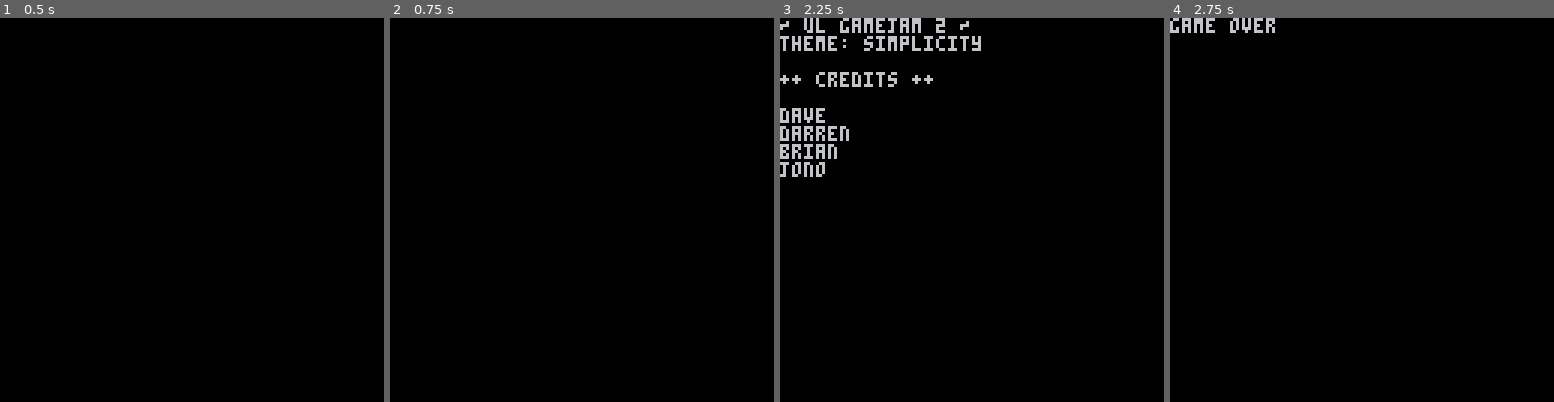
Above: before the commit, frames 1-4 (left to right).
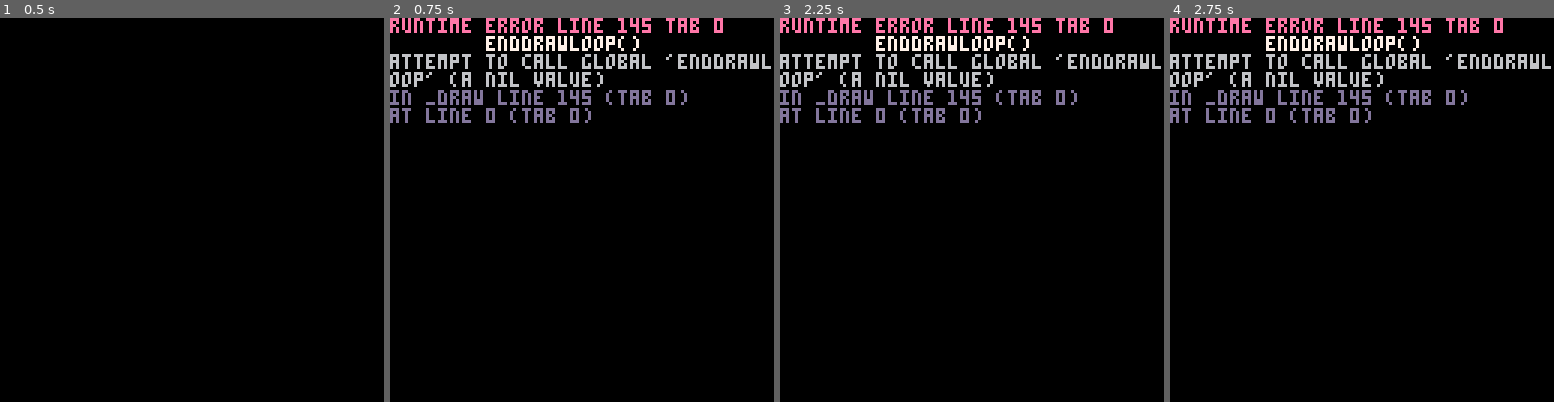
Above: after the commit, the same moments.

Repository: dave-ryley/ULGameJam2
Game: PICO-8 cartridge src/lua/lua.p8
Same seed, same stepped clock (60 frames per second), same inputs: the game is played once before the commit and once after it.
Inputs:
- Up to frame 1 (0.5 s): tap X (X key) at 0.33 s
- Up to frame 2 (0.75 s): tap O (Z key) at 0.7 s
- Up to frame 3 (2.25 s): tap X (X key) at 1.07, 1.85 s; hold Right 1.6-2.1 s; hold P2 Left 1.6-2.1 s; tap O (Z key) at 1.7, 2.1 s; hold Up from 2.15 s (still down); hold P2 Down from 2.15 s (still down)
- Up to frame 4 (2.75 s): release Up at 2.42 s; release P2 Down at 2.42 s; hold Right from 2.47 s (still down); hold P2 Left from 2.47 s (still down); tap O (Z key) at 2.5 s

Frame 1 is identical in both runs. In frame 2, 6.4% of the frame differs, in the area x 0-100%, y 0-28%; in frame 3, 8.4%, in the area x 0-100%, y 0-42%; in frame 4, 6.5%.
Error after the commit: runtime error line 145 tab 0; enddrawloop(); attempt to call global 'enddrawloop' (a nil value)

Commit message:
working player 1 and 2 movement

Diff:
--- a/src/lua/lua.p8
+++ b/src/lua/lua.p8
@@ -76,18 +76,42 @@
 --------------------------------------------------------------
 
 speed = 5
-playerx = 1
-playery = 1
-toprightperameter = 200
-bottomleftperameter = 0 -- dont know perameters yet
+player1x = 1
+player1y = 1
+player2x = 10
+player2y = 10
+topleftperameter = 5
+bottomrightperameter = 20 -- dont know proper perameters yet
+
+function clamp_move_topleft(pos, speed)
+    pos += speed
+    if(pos < topleftperameter ) then
+        pos = topleftperameter
+    end
+    return pos
+end
+
+function clamp_move_bottomright(pos, speed)
+    pos += speed
+    if(pos > bottomrightperameter) then
+        pos = bottomrightperameter
+    end
+    return pos
+end
 
 function gameloop()
+    --player 1 movement
+    if (btn(0,0) and player1x > topleftperameter) then player1x = clamp_move_topleft(player1x, -speed) end
+    if (btn(1,0) and player1x < bottomrightperameter) then player1x = clamp_move_bottomright(player1x, speed) end
+    if (btn(2,0) and player1y > topleftperameter) then player1y = clamp_move_topleft(player1y, -speed) end
+    if (btn(3,0) and player1y < bottomrightperameter) then player1y = clamp_move_bottomright(player1y, speed) end
+    --player 2 movement
 
-    if (btn(0) and playerx > bottomleftperameter) then playerx -= speed end
-    if (btn(1) and playerx < toprightperameter) then playerx += speed end
-    if (btn(2) and playery < toprightperameter) then playery += speed end
-    if (btn(3) and playery > bottomleftperameter) then playery -= speed end
-    -- draw a sprite
+    if (btn(0,1) and player2x > topleftperameter) then player2x = clamp_move_topleft(player2x, -speed) end
+    if (btn(1,1) and player2x < bottomrightperameter) then player2x = clamp_move_bottomright(player2x, speed) end
+    if (btn(2,1) and player2y > topleftperameter) then player2y = clamp_move_topleft(player2y, -speed) end
+    if (btn(3,1) and player2y < bottomrightperameter) then player2y = clamp_move_bottomright(player2y, speed) end
+
     if btn(4) then
         mode = "end"
     end
@@ -95,25 +119,9 @@
 
 function gamedrawloop()
     cls()
-    spr(1,playerx,playery)
+    spr(1,player1x,player1y)
+    spr(2,player2x,player2y)
 end
-
---------------------------------------------------------------
--- main end screen loop
---------------------------------------------------------------
-function endloop()
-    cls()
-    print("game over");
-    if btn(4) or btn(5) then
-        mode = "menu"
-        cls()
-    end
-end
-
-function enddrawloop()
-
-end
-
 --------------------------------------------------------------
 -- main update loops
 --------------------------------------------------------------
